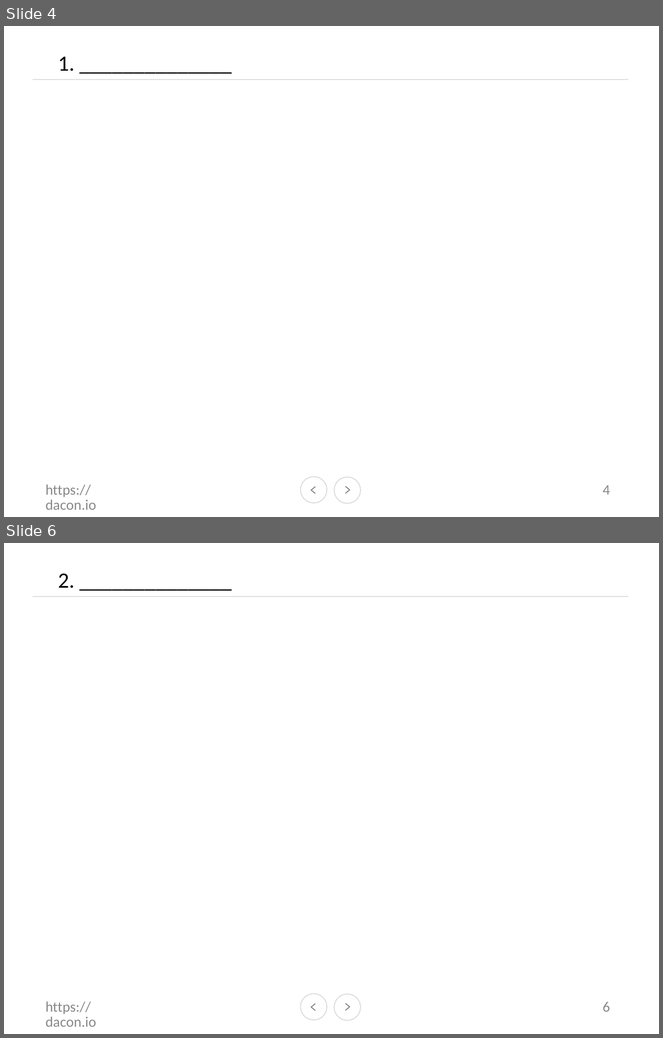
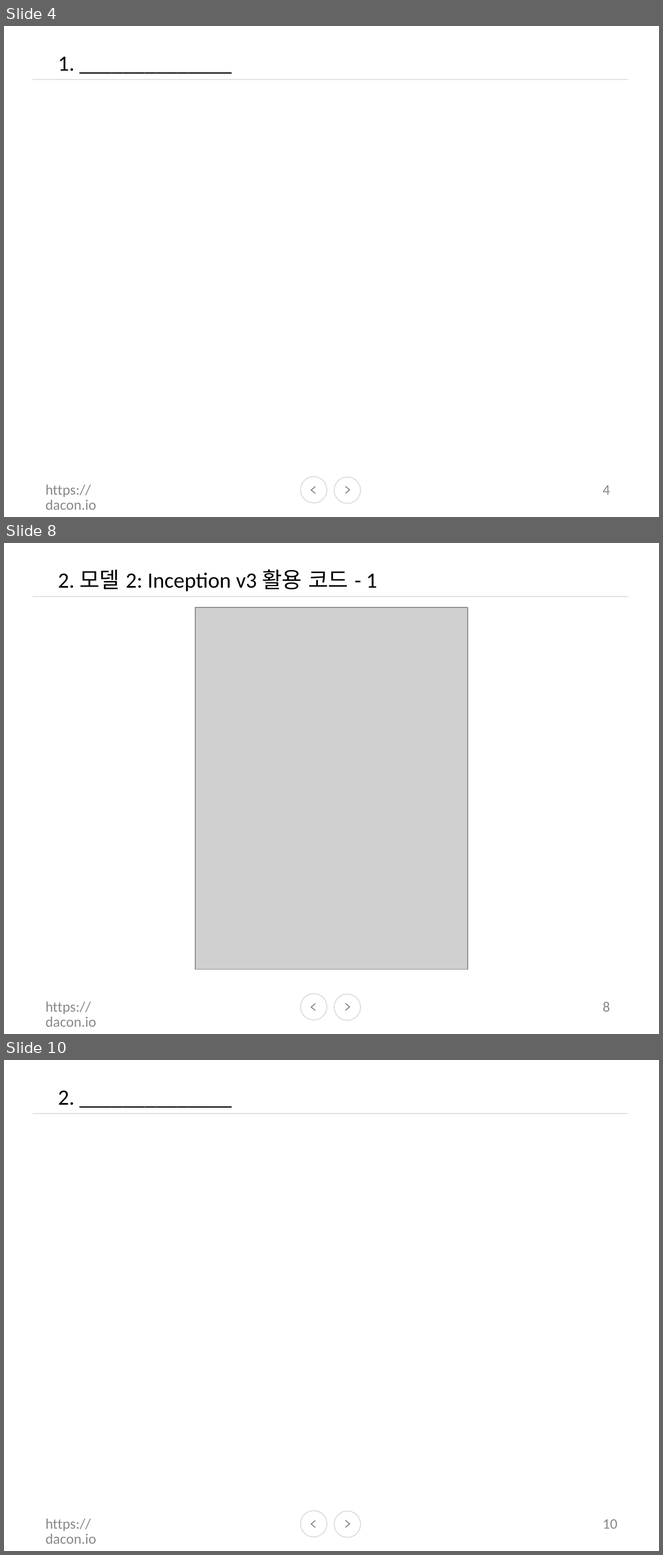
Before and after one commit to kongjeongbae/precipitation_prediction_using_satellite_observation_image, a slide deck: PPT_endgame.pptx. Shown one above the other, each under a label of ours: slides 4 and 6 before the commit, slides 4, 8 and 10 after it; the slides between them are not shown. The pictures are 663x1038 and 663x1555 pixels, drawn with LibreOffice and Linux fonts; fonts in the diff are those of the drawing; grey boxes stand for pictures; background and template pictures are left out. Boxes give left, top, right and bottom in pixels: in the first picture for what was removed or moved away, otherwise in the second. Text is boxed around its words. In the diff, an @@ line names an element or a change of style, - is before the commit and + after.

```diff
--- a/PPT_endgame.pptx
+++ b/PPT_endgame.pptx
@@ slide 8 added at (x1=4, y1=543, x2=659, y2=1034), background #FFFFFF; not listed: 7 template elements that a slide beside it also shows @@
@@ text added at (x1=58, y1=570, x2=377, y2=591), 18 pt, text #000000 @@
+2. 모델 2: Inception v3 활용 코드 - 1
@@ picture added at (x1=195, y1=607, x2=468, y2=970) @@
@@ text added at (x1=46, y1=1002, x2=97, y2=1027), 12 pt, text #888888 @@
+https://dacon.io
@@ page number added at (x1=603, y1=1002, x2=610, y2=1012), 12 pt, text #888888 @@
+8
@@ what was slide 6 is now slide 10 @@
@@ page number at (x1=603, y1=1520, x2=618, y2=1529): text changed @@
-6
+10
```
Also in this commit, not shown: 1 slide changed, 3 other slides added, 2 other files.
